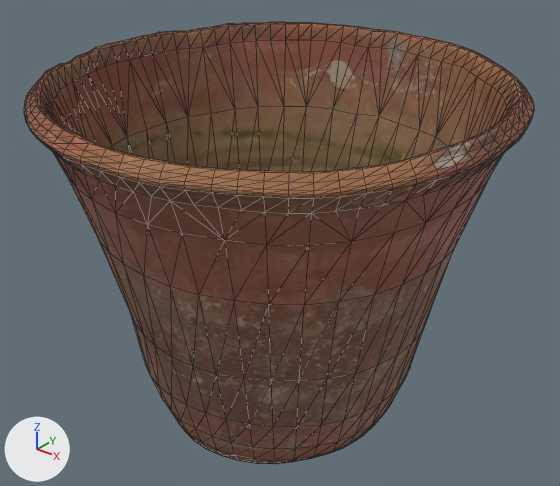
An edit to the glTF model public/cidade/modelos/planter_pot_clay.glb, drawn before and after from the same camera.
Before and after are seen from a 50 mm camera at (0.256, -0.332, 0.317) aimed at (-0.002, -0.009, 0.117). Every picture has the same lights, and +X, +Y and +Z are marked at lower left. The older version comes first. Mesh edges are drawn as thin lines. Vertices at exactly the same position are counted once.

Before the edit, the objects in view are built like this:
```python
me_planter_pot_01 = bpy.data.meshes.new('Planter_Pot_01')
me_planter_pot_01.from_pydata(...)  # 1540 vertices, 3080 faces; spans x -1.0..1.0, y -0.99..0.99, z -0.83..0.83
me_planter_pot_01.materials.append(mat_planter_pot_clay)
ob_planter_pot_clay = bpy.data.objects.new('planter_pot_clay', me_planter_pot_01)
ob_planter_pot_clay.location = (-0.001, -0.0114, 0.1113)
ob_planter_pot_clay.scale = (0.133, 0.133, 0.133)
```
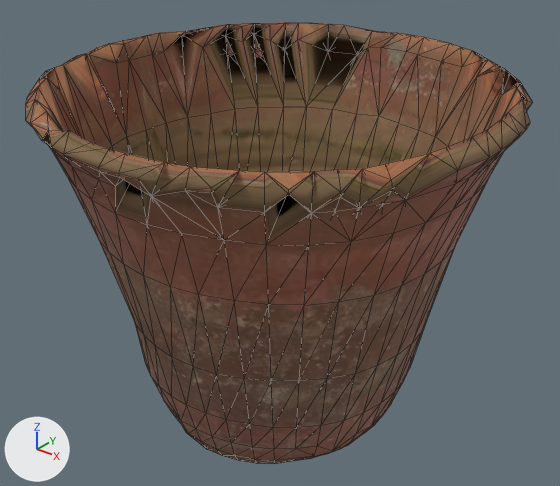
Boxes [x1, y1, x2, y2] around the edits, measured in the pictures (560 x 486 px):
'planter_pot_clay', reshaped
    before: [24, 22, 534, 464]
    after: [26, 22, 532, 464]
part 1 of me_planter_pot_01, cut back
    before: [24, 22, 534, 245]
    after: [86, 44, 530, 129]
part 2 of me_planter_pot_01, deleted
    before: [160, 388, 383, 464]
part 3 of me_planter_pot_01, surface changed
    both: [141, 80, 519, 162]

Patch to the scene script:
```diff
--- a/public/cidade/modelos/planter_pot_clay.glb.py
+++ b/public/cidade/modelos/planter_pot_clay.glb.py
@@ me_planter_pot_01 @@
 # used by ob_planter_pot_clay; location = (-0.001, -0.0114, 0.1113); scale = (0.133, 0.133, 0.133)
-me_planter_pot_01.from_pydata(...)  # 1540 vertices, 3080 faces; spans x -1.0..1.0, y -0.99..0.99, z -0.83..0.83
+me_planter_pot_01.from_pydata(...)  # 712 vertices, 1494 faces; spans x -1.0..1.0, y -0.99..0.99, z -0.83..0.83
+# me_planter_pot_01 part 1: 2 vertices moved within x -0.94..0.9, y -0.15..0.28, z 0.8..0.81; 503 vertices removed from x -1.0..1.0, y -0.99..0.99, z 0.6..0.83
+# me_planter_pot_01 part 2: 323 vertices removed from x -0.62..0.52, y -0.52..0.6, z -0.83..-0.2
+# me_planter_pot_01 part 3: 27 kept faces spanning x -0.94..0.81, y -0.43..0.6, z -0.82..0.8 get new texture (UV) coordinates
+# other edits to the shape of me_planter_pot_01 do not show in these pictures
 me_planter_pot_01.materials.append(mat_planter_pot_clay)
```
